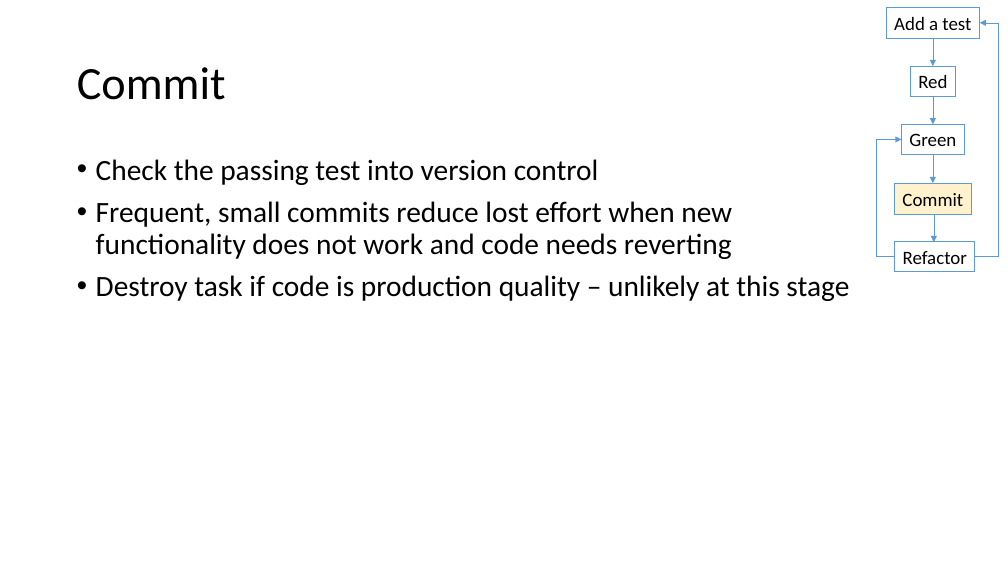
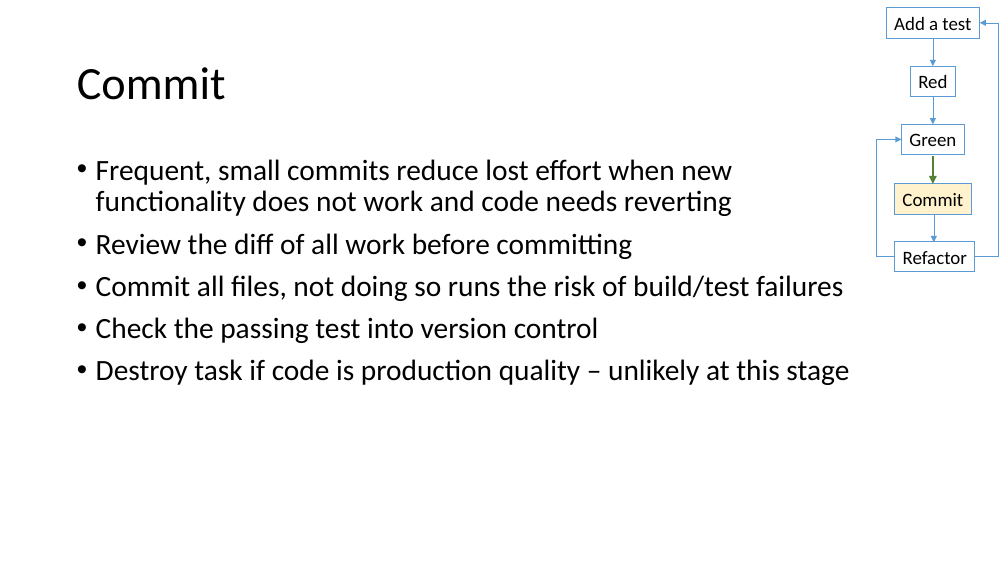
Before and after one commit to LlanddewiLovesYou/TDD_Darts, a slide deck: slide 13 of curriculum.pptx. Drawn at 1008x567 pixels with LibreOffice and Linux fonts; fonts in the diff are those of the drawing. Boxes give left, top, right and bottom in pixels: in the first picture for what was removed or moved away, otherwise in the second. Text is boxed around its words. In the diff, an @@ line names an element or a change of style, - is before the commit and + after.

```diff
--- a/curriculum.pptx
+++ b/curriculum.pptx
@@ text at [96,159,843,301]: paragraphs added @@
+• Frequent, small commits reduce lost effort when new functionality does not work and code needs reverting
+• Review the diff of all work before committing
+• Commit all files, not doing so runs the risk of build/test failures
@@ arrow (933, 156) - (933, 184): stroke #5B9BD5 0.5 pt to #548235 2.5 pt @@
@@ text at [96,201,732,259]: paragraph removed @@
-• Frequent, small commits reduce lost effort when new functionality does not work and code needs reverting
```
Also in this commit, not shown: 21 other slides changed.
